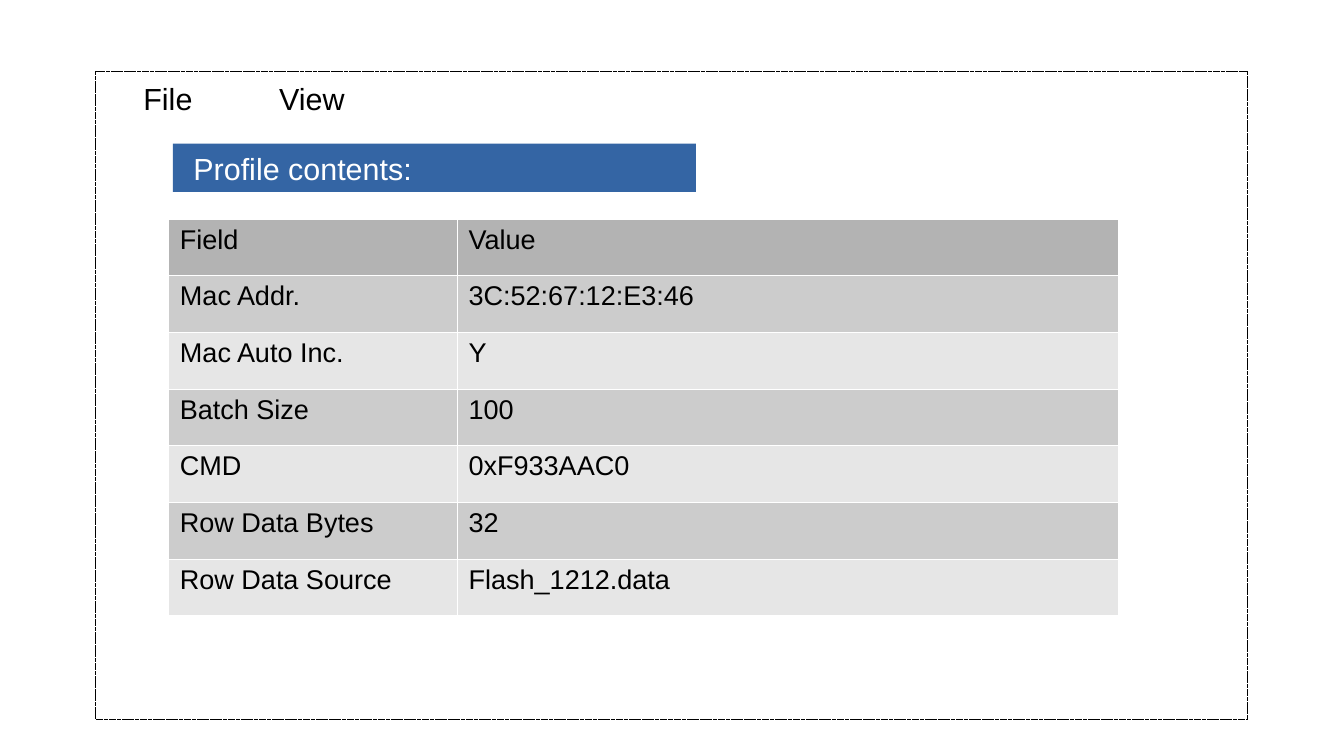
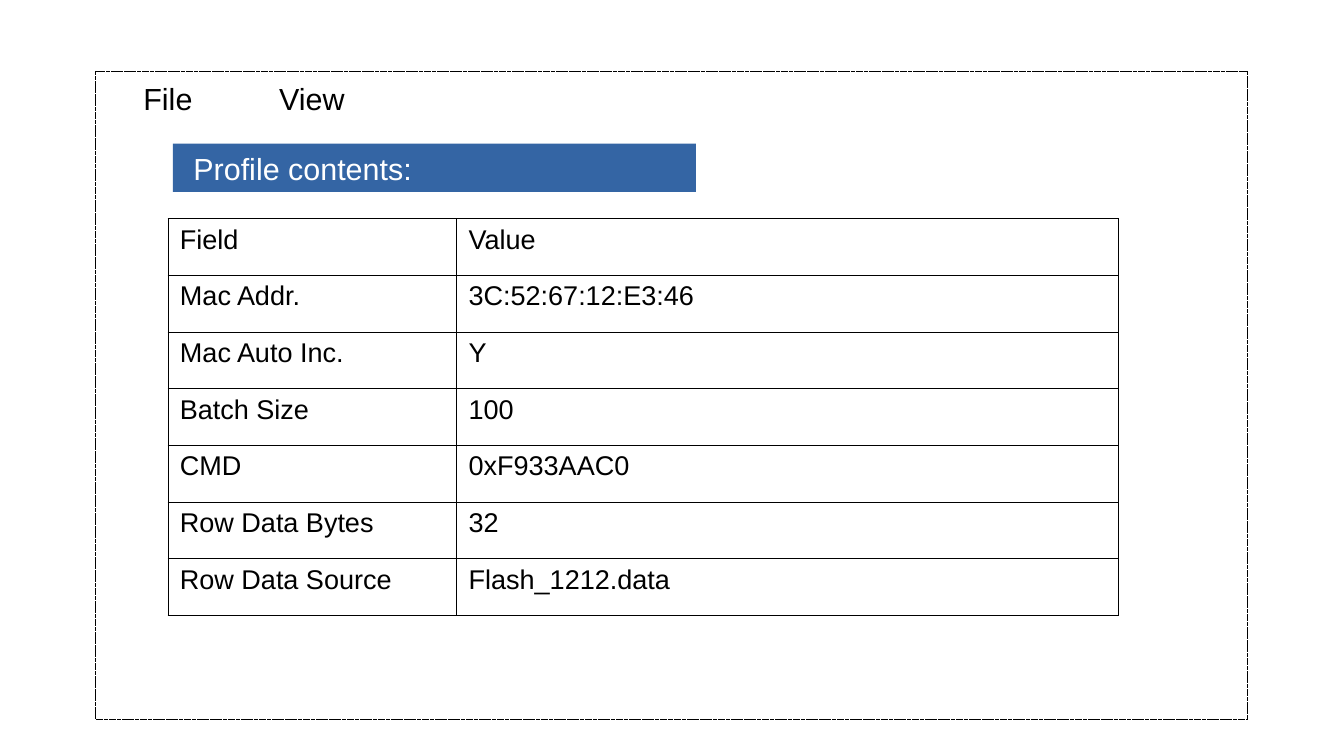
Before and after one commit to tomjpsun/obsidianVaults, a slide deck: slide 4 of DM9051A OTP 燒錄專案/Sketch.odp. Drawn at 1344x756 pixels with LibreOffice and Linux fonts; fonts in the diff are those of the drawing. Boxes give left, top, right and bottom in pixels: in the first picture for what was removed or moved away, otherwise in the second. Text is boxed around its words. In the diff, an @@ line names an element or a change of style, - is before the commit and + after.

```diff
--- a/DM9051A OTP 燒錄專案/Sketch.odp
+++ b/DM9051A OTP 燒錄專案/Sketch.odp
@@ table at (168, 218, 1120, 615) @@
@@ fill #B3B3B3 to none in row 1 @@
@@ fill #CCCCCC to none in 6 cells @@
@@ fill #E6E6E6 to none in 6 cells @@
@@ borders changed @@
```
Also in this commit, not shown: 1 other slide changed, 1 other file.
